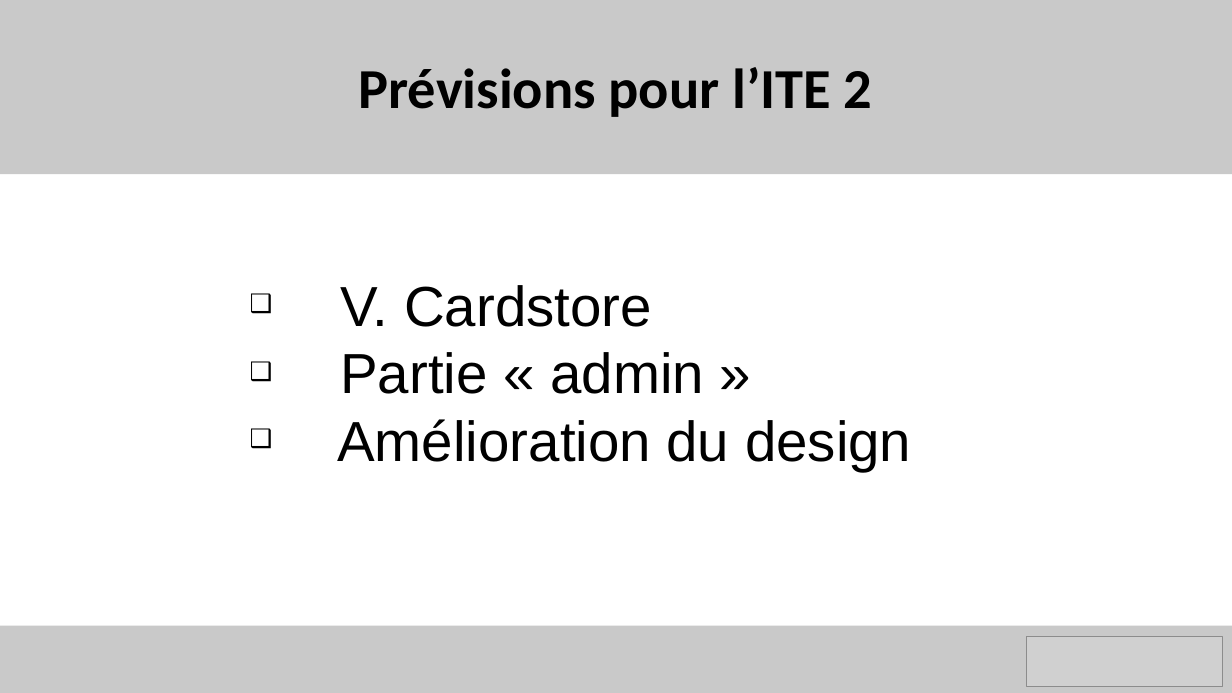
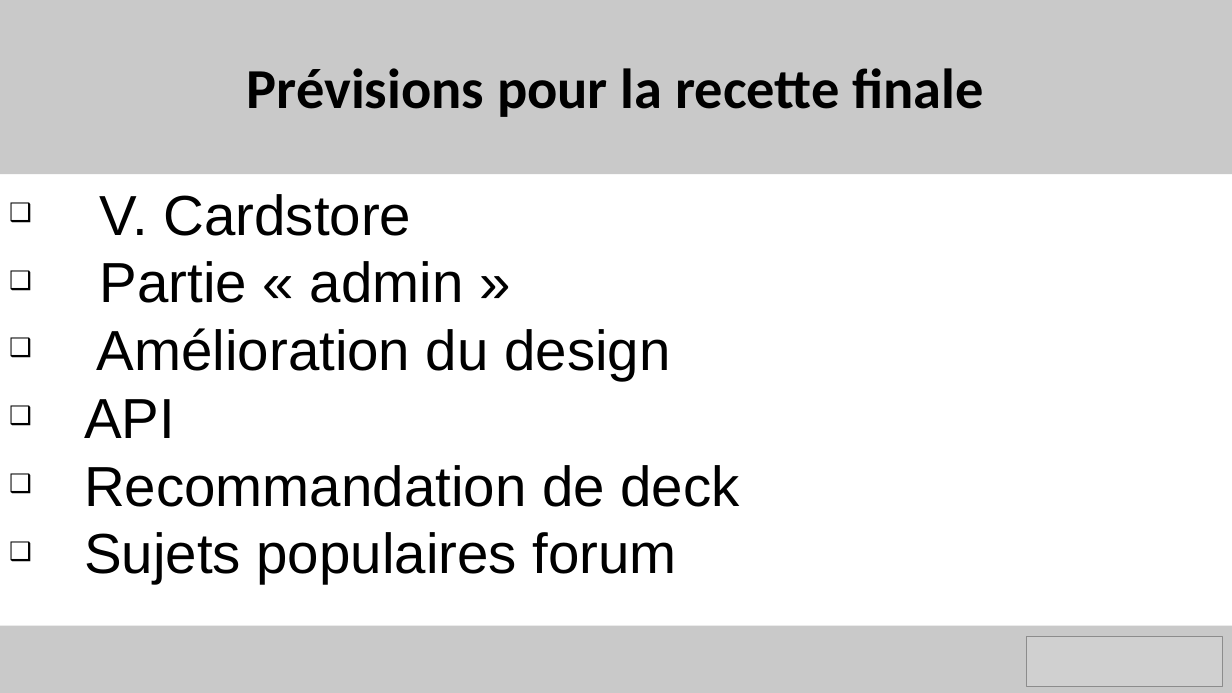
Before and after one commit to benjaminrodriguez/MemoCards, a slide deck: slide 10 of MemoCards_Ite2.pptx (slide 9 before the commit). Drawn at 1232x693 pixels with LibreOffice and Linux fonts; fonts in the diff are those of the drawing; grey boxes stand for pictures. Boxes give left, top, right and bottom in pixels: in the first picture for what was removed or moved away, otherwise in the second. Text is boxed around its words. In the diff, an @@ line names an element or a change of style, - is before the commit and + after.

```diff
--- a/MemoCards_Ite2.pptx
+++ b/MemoCards_Ite2.pptx
@@ text at <box>247,68,984,117</box>: text changed @@
-Prévisions pour l’ITE 2
+Prévisions pour la recette finale
@@ text "V. Cardstore": place and size @@
-text "V. Cardstore" at <box>337,285,911,472</box>
+text "V. Cardstore" at <box>84,194,740,584</box>
@@ text at <box>84,399,740,584</box>: paragraphs added @@
+❑ API
+❑ Recommandation de deck
+❑ Sujets populaires forum
```
Also in this commit, not shown: 1 other slide changed, 1 slide added, 1 other file.
